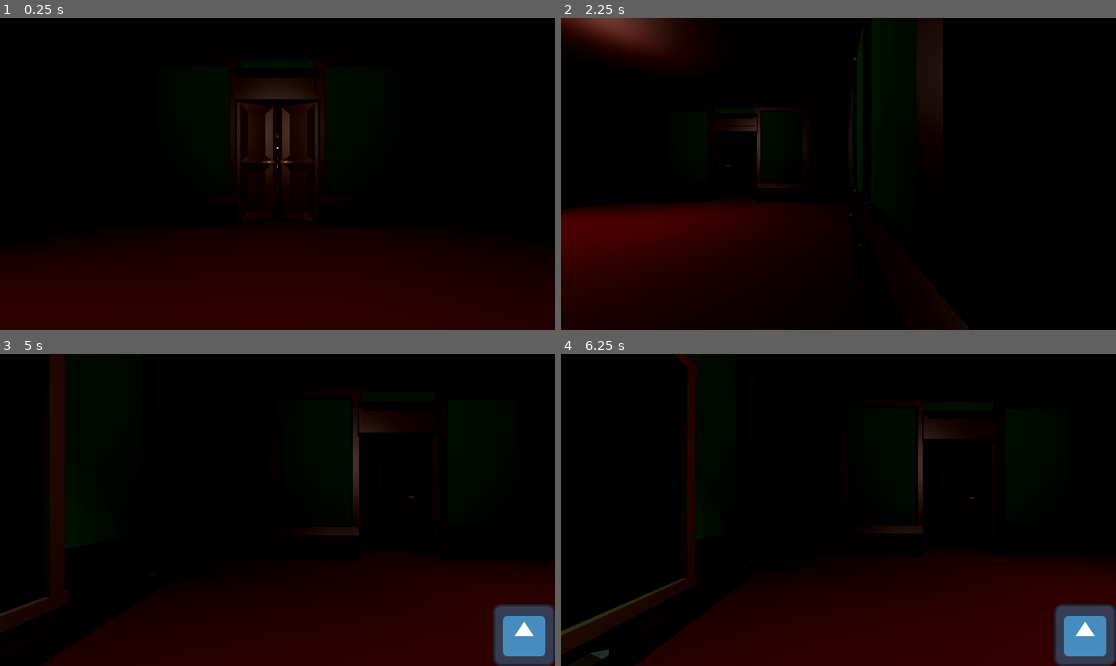
Above: before the commit, frames 1-4 (two rows, left to right).
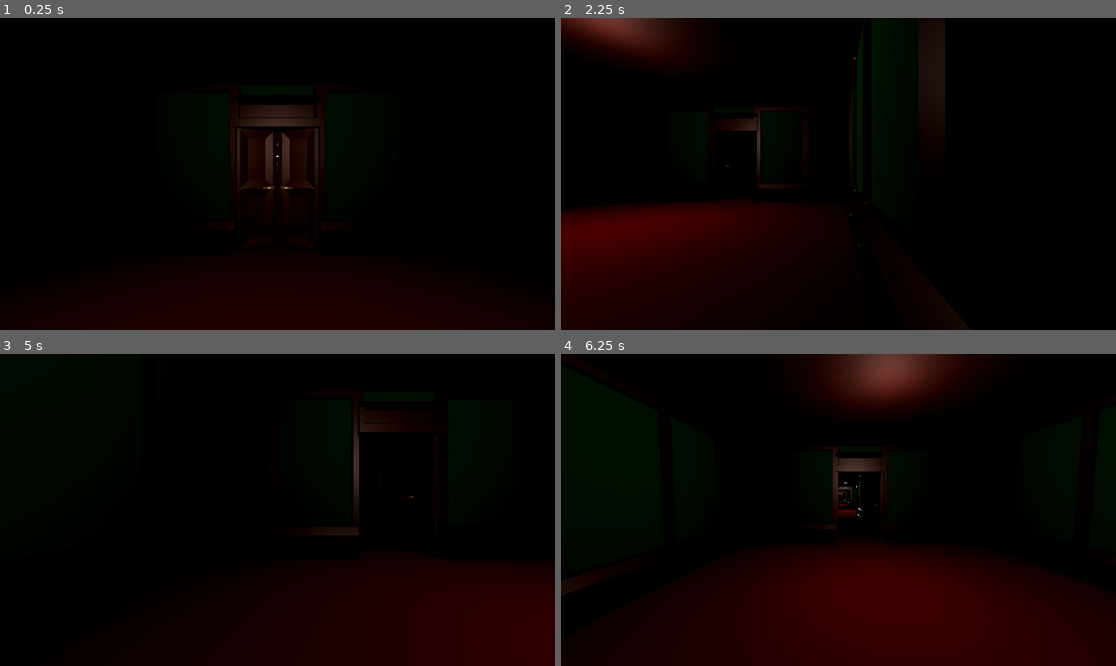
Above: after the commit, the same moments.

Repository: JohannesKoenig/tod_auf_latein
Game: Godot game, scene res://main.tscn
The game is run twice, just before and just after one commit, with the same random seed, the same clock (stepped at 60 frames per second) and the same inputs. The engine's default icon, where the game draws it, is replaced by a stand-in: a white triangle on a blue panel in a dark square. Sound files missing from this copy of the repository are replaced by a short silence.
Inputs:
- Up to frame 1 (0.25 s): no input
- Up to frame 2 (2.25 s): tap Enter (EnterPainting) at 0.5, 0.6 s; hold D (Right) 0.53-1.28 s; tap Space (Jump) at 0.77, 1.52 s; hold S (Back) 1.28-2.03 s; tap Down (LookDown) at 1.35 s; hold D (Right) from 2.03 s (still down); tap Up (LookUp) at 2.1 s
- Up to frame 3 (5 s): tap Space (Jump) at 2.75, 3.02, 3.77, 4.52 s; release D (Right) at 2.78 s; hold W (Forward) 2.78-3.53 s; tap Enter (EnterPainting) at 2.85 s; hold A (Left) from 3.53 s (still down); tap Down (LookDown) at 3.6 s; tap Up (LookUp) at 4.35 s
- Up to frame 4 (6.25 s): release A (Left) at 5.03 s; hold S (Back) 5.03-5.78 s; tap Enter (EnterPainting) at 5.1 s; hold D (Right) from 5.78 s (still down); tap Down (LookDown) at 5.85 s; tap Space (Jump) at 6.02 s

The runs differ from the first frame. In frame 1, 6.3% of the frame differs, in the area x 0-100%, y 19-100%; in frame 2, 0.2%; in frame 3, 4.5%; in frame 4, 15%, in the area x 0-100%, y 0-100%.

Commit message:
add empty room in the beginning

Diff:
--- a/tod-auf-latein/3D/3d_world.tscn
+++ b/tod-auf-latein/3D/3d_world.tscn
@@ -1,8 +1,29 @@
-[gd_scene load_steps=5 format=3 uid="uid://b65utuys8hgq"]
+[gd_scene load_steps=13 format=3 uid="uid://b65utuys8hgq"]
 
 [ext_resource type="PackedScene" uid="uid://diysw7jvds3vg" path="res://3D/museum.tscn" id="1_0et28"]
 [ext_resource type="PackedScene" uid="uid://bky1f36svx8a1" path="res://3D/3d_character_controller.tscn" id="2_vn1lp"]
+[ext_resource type="PackedScene" uid="uid://d28vfoe0e8e3h" path="res://3D/wall_segment.tscn" id="2_wup62"]
+[ext_resource type="PackedScene" uid="uid://v7c0tq87ktjp" path="res://3D/double_door.tscn" id="3_fht0h"]
 [ext_resource type="PackedScene" uid="uid://bbrac0riwlr6i" path="res://3D/gui/gui_3d.tscn" id="3_ggkf8"]
+[ext_resource type="PackedScene" uid="uid://dbo3w8pbto743" path="res://3D/hallway.tscn" id="5_dx0hn"]
+
+[sub_resource type="StandardMaterial3D" id="StandardMaterial3D_baj5f"]
+albedo_color = Color(0.335904, 0, 0.0128781, 1)
+
+[sub_resource type="PlaneMesh" id="PlaneMesh_qy0ud"]
+material = SubResource("StandardMaterial3D_baj5f")
+size = Vector2(12, 12)
+
+[sub_resource type="BoxShape3D" id="BoxShape3D_76ys6"]
+size = Vector3(12, 1, 12)
+
+[sub_resource type="StandardMaterial3D" id="StandardMaterial3D_5tvb3"]
+albedo_color = Color(0.17425, 0.0481974, 0, 1)
+roughness = 0.82
+
+[sub_resource type="BoxMesh" id="BoxMesh_hbj6g"]
+material = SubResource("StandardMaterial3D_5tvb3")
+size = Vector3(12, 1, 12)
 
 [sub_resource type="Environment" id="Environment_ptjjf"]
 tonemap_mode = 3
@@ -18,14 +39,125 @@
 
 [node name="Museum" parent="." instance=ExtResource("1_0et28")]
 
+[node name="DoubleDoor" parent="Museum/Room/Doors" index="0"]
+is_open = true
+
+[node name="Room6" type="Node3D" parent="Museum"]
+transform = Transform3D(1, 0, 0, 0, 1, 0, 0, 0, 1, 0, 0, 21.7187)
+
+[node name="Floor" type="Node3D" parent="Museum/Room6"]
+
+[node name="MeshInstance3D" type="MeshInstance3D" parent="Museum/Room6/Floor"]
+mesh = SubResource("PlaneMesh_qy0ud")
+skeleton = NodePath("../..")
+
+[node name="StaticBody3D" type="StaticBody3D" parent="Museum/Room6/Floor"]
+
+[node name="CollisionShape3D" type="CollisionShape3D" parent="Museum/Room6/Floor/StaticBody3D"]
+transform = Transform3D(1, 0, 0, 0, 1, 0, 0, 0, 1, 0, -0.506294, 0)
+shape = SubResource("BoxShape3D_76ys6")
+
+[node name="Walls" type="Node3D" parent="Museum/Room6"]
+
+[node name="Wall9" type="MeshInstance3D" parent="Museum/Room6/Walls"]
+transform = Transform3D(1, 0, 0, 0, 1, 0, 0, 0, 1, 0, 4.4453, 0)
+mesh = SubResource("BoxMesh_hbj6g")
+
+[node name="wall" type="Node3D" parent="Museum/Room6/Walls"]
+transform = Transform3D(1, 0, 0, 0, 1, 0, 0, 0, 1, -5.2, 0, 0)
+
+[node name="wall_segment" parent="Museum/Room6/Walls/wall" instance=ExtResource("2_wup62")]
+
+[node name="wall_segment2" parent="Museum/Room6/Walls/wall" instance=ExtResource("2_wup62")]
+transform = Transform3D(1, 0, 0, 0, 1, 0, 0, 0, 1, 0, 0, 2)
+
+[node name="wall_segment4" parent="Museum/Room6/Walls/wall" instance=ExtResource("2_wup62")]
+transform = Transform3D(1, 0, 0, 0, 1, 0, 0, 0, 1, 0, 0, -2)
+
+[node name="wall_segment5" parent="Museum/Room6/Walls/wall" instance=ExtResource("2_wup62")]
+transform = Transform3D(1, 0, 0, 0, 1, 0, 0, 0, 1, 0, 0, -4)
+
+[node name="wall_segment3" parent="Museum/Room6/Walls/wall" instance=ExtResource("2_wup62")]
+transform = Transform3D(1, 0, 0, 0, 1, 0, 0, 0, 1, 0, 0, 4)
+
+[node name="wall3" type="Node3D" parent="Museum/Room6/Walls"]
+transform = Transform3D(-4.37114e-08, 0, -1, 0, 1, 0, 1, 0, -4.37114e-08, 0, 0, -5.2)
+
+[node name="wall_segment2" parent="Museum/Room6/Walls/wall3" instance=ExtResource("2_wup62")]
+transform = Transform3D(1, 0, 0, 0, 1, 0, 0, 0, 1, 0, 0, 2)
+
+[node name="wall_segment4" parent="Museum/Room6/Walls/wall3" instance=ExtResource("2_wup62")]
+transform = Transform3D(1, 0, 0, 0, 1, 0, 0, 0, 1, 0, 0, -2)
+
+[node name="wall_segment5" parent="Museum/Room6/Walls/wall3" instance=ExtResource("2_wup62")]
+transform = Transform3D(1, 0, 0, 0, 1, 0, 0, 0, 1, 0, 0, -4)
+
+[node name="wall_segment3" parent="Museum/Room6/Walls/wall3" instance=ExtResource("2_wup62")]
+transform = Transform3D(1, 0, 0, 0, 1, 0, 0, 0, 1, 0, 0, 4)
+
+[node name="wall_segment6" parent="Museum/Room6/Walls/wall3" instance=ExtResource("2_wup62")]
+transform = Transform3D(1, 0, 0, 0, 1, 0, 0, 0, 1, 0, 2.929, 0)
+
+[node name="wall4" type="Node3D" parent="Museum/Room6/Walls"]
+transform = Transform3D(-4.37114e-08, 0, 1, 0, 1, 0, -1, 0, -4.37114e-08, 0, 0, 5.2)
+
+[node name="wall_segment2" parent="Museum/Room6/Walls/wall4" instance=ExtResource("2_wup62")]
+transform = Transform3D(1, 0, 0, 0, 1, 0, 0, 0, 1, 0, 0, 2)
+
+[node name="wall_segment6" parent="Museum/Room6/Walls/wall4" instance=ExtResource("2_wup62")]
+transform = Transform3D(1, 0, 0, 0, 1, 0, 0, 0, 1, 0, 2.92904, 0)
+
+[node name="wall_segment4" parent="Museum/Room6/Walls/wall4" instance=ExtResource("2_wup62")]
+transform = Transform3D(1, 0, 0, 0, 1, 0, 0, 0, 1, 0, 0, -2)
+
+[node name="wall_segment5" parent="Museum/Room6/Walls/wall4" instance=ExtResource("2_wup62")]
+transform = Transform3D(1, 0, 0, 0, 1, 0, 0, 0, 1, 0, 0, -4)
+
+[node name="wall_segment3" parent="Museum/Room6/Walls/wall4" instance=ExtResource("2_wup62")]
+transform = Transform3D(1, 0, 0, 0, 1, 0, 0, 0, 1, 0, 0, 4)
+
+[node name="wall2" type="Node3D" parent="Museum/Room6/Walls"]
+transform = Transform3D(-1, 0, -8.74228e-08, 0, 1, 0, 8.74228e-08, 0, -1, 5.2, 0, 0)
+
+[node name="wall_segment" parent="Museum/Room6/Walls/wall2" instance=ExtResource("2_wup62")]
+
+[node name="wall_segment2" parent="Museum/Room6/Walls/wall2" instance=ExtResource("2_wup62")]
+transform = Transform3D(1, 0, 0, 0, 1, 0, 0, 0, 1, 0, 0, 2)
+
+[node name="wall_segment4" parent="Museum/Room6/Walls/wall2" instance=ExtResource("2_wup62")]
+transform = Transform3D(1, 0, 0, 0, 1, 0, 0, 0, 1, 0, 0, -2)
+
+[node name="wall_segment5" parent="Museum/Room6/Walls/wall2" instance=ExtResource("2_wup62")]
+transform = Transform3D(1, 0, 0, 0, 1, 0, 0, 0, 1, 0, 0, -4)
+
+[node name="wall_segment3" parent="Museum/Room6/Walls/wall2" instance=ExtResource("2_wup62")]
+transform = Transform3D(1, 0, 0, 0, 1, 0, 0, 0, 1, 0, 0, 4)
+
+[node name="OmniLight3D" type="OmniLight3D" parent="Museum/Room6"]
+transform = Transform3D(1, 0, 0, 0, 1, 0, 0, 0, 1, 0, 3.158, 0)
+light_color = Color(1, 0.910121, 0.860644, 1)
+omni_range = 10.0
+
+[node name="Doors" type="Node3D" parent="Museum/Room6"]
+
+[node name="DoubleDoor" parent="Museum/Room6/Doors" instance=ExtResource("3_fht0h")]
+transform = Transform3D(-4.37114e-08, 0, -1, 0, 1, 0, 1, 0, -4.37114e-08, 0, 0, 4.89592)
+is_open = false
+
+[node name="DoubleDoor2" parent="Museum/Room6/Doors" instance=ExtResource("3_fht0h")]
+transform = Transform3D(-4.37114e-08, 0, 1, 0, 1, 0, -1, 0, -4.37114e-08, 0, 0, -4.896)
+
 [node name="Painting" parent="Museum/Room2" index="3"]
 platform_color = Color(0, 0.175033, 0.470187, 1)
+
+[node name="Hallway7" parent="Museum" instance=ExtResource("5_dx0hn")]
+transform = Transform3D(1, 0, 0, 0, 1, 0, 0, 0, 1, 0, 0, 10.8705)
 
 [node name="Painting" parent="Museum/Room3" index="3"]
 platform_color = Color(0.453425, 0.134846, 0, 1)
 
 [node name="3DCharacterController" parent="." instance=ExtResource("2_vn1lp")]
-transform = Transform3D(1, 0, 0, 0, 1, 0, 0, 0, 1, 0, 0.344901, 0)
+transform = Transform3D(1, 0, 0, 0, 1, 0, 0, 0, 1, 0, 0.978271, 21.7035)
 
 [node name="Camera3D" type="Camera3D" parent="3DCharacterController"]
 transform = Transform3D(1, 0, 0, 0, 1, 0, 0, 0, 1, 0, 1.15693, 0.0309397)
